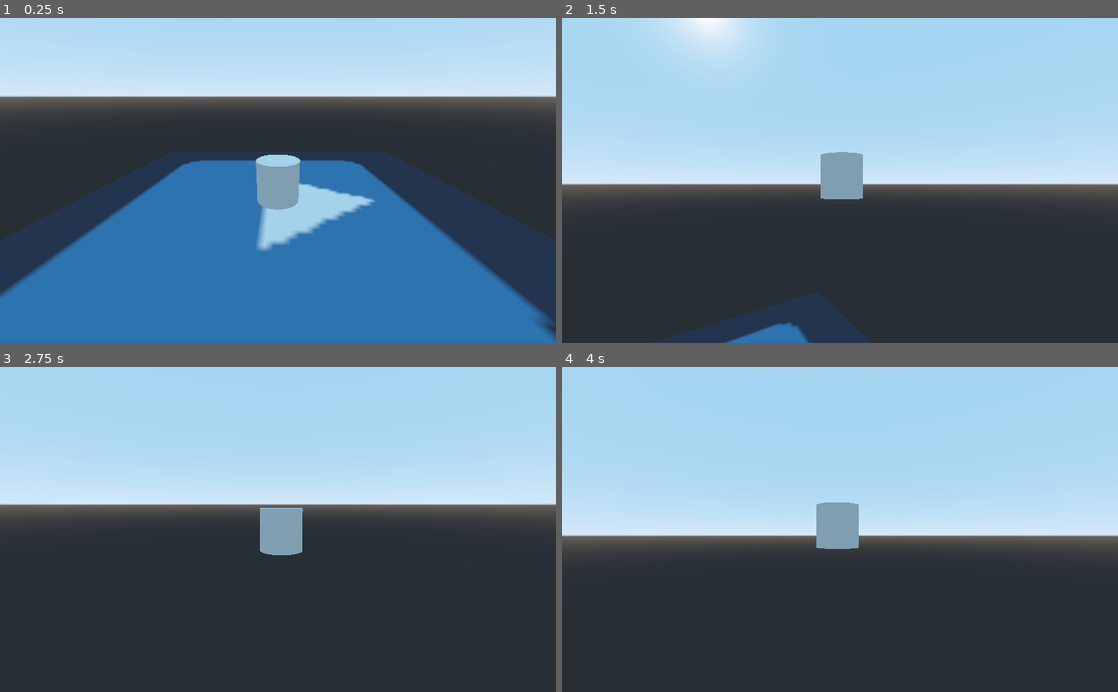
Above: before the commit, frames 1-4 (two rows, left to right).
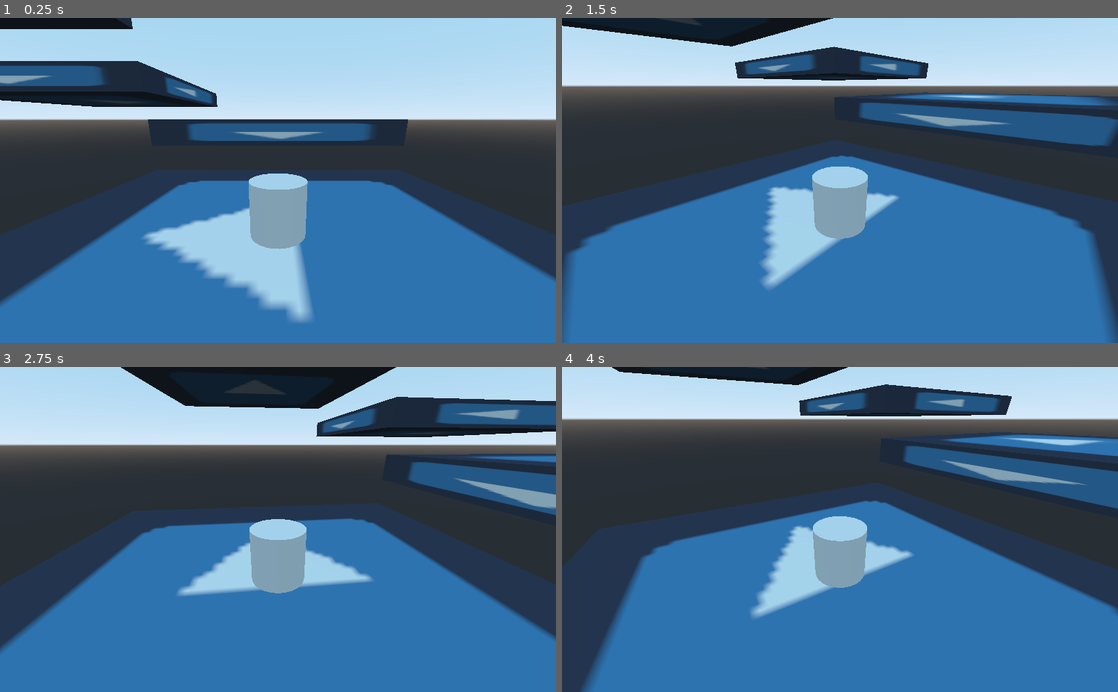
Above: after the commit, the same moments.

Repository: luis11011/movetest
Game: Godot game, scene res://Main.tscn
The game is run twice, just before and just after one commit, with the same random seed, the same clock (stepped at 60 frames per second) and the same inputs. The engine's default icon, where the game draws it, is replaced by a stand-in: a white triangle on a blue panel in a dark square.
Inputs:
- Up to frame 1 (0.25 s): no input
- Up to frame 2 (1.5 s): tap Enter (ui_accept) at 0.5, 0.6, 0.77, 1.07, 1.35 s; hold Right (ui_right) 0.53-1.28 s; hold Down (ui_down) from 1.28 s (still down)
- Up to frame 3 (2.75 s): tap Enter (ui_accept) at 1.52, 1.82, 2.1 s; release Down (ui_down) at 2.03 s; hold Right (ui_right) from 2.03 s (still down)
- Up to frame 4 (4 s): release Right (ui_right) at 2.78 s; hold Up (ui_up) 2.78-3.53 s; tap Enter (ui_accept) at 2.85, 3.02, 3.32, 3.6, 3.77 s; hold Left (ui_left) from 3.53 s (still down)

The runs differ from the first frame. In frame 1, 30% of the frame differs, in the area x 0-100%, y 0-100%; in frame 2, 87%; in frame 3, 81%; in frame 4, 92%.

Commit message:
Snap, Camera, Utils...

Diff:
--- a/Main.tscn
+++ b/Main.tscn
@@ -1,7 +1,8 @@
-[gd_scene load_steps=5 format=2]
+[gd_scene load_steps=6 format=2]
 
 [ext_resource path="res://Player.tscn" type="PackedScene" id=1]
 [ext_resource path="res://icon.png" type="Texture" id=2]
+[ext_resource path="res://PlayerCamera.tscn" type="PackedScene" id=3]
 
 [sub_resource type="BoxShape" id=1]
 
@@ -11,17 +12,60 @@
 [node name="Main" type="Spatial"]
 
 [node name="Player" parent="." instance=ExtResource( 1 )]
+jump_height = 6.2
+hop_height = 4.2
 camera_path = NodePath("../Camera")
 
-[node name="Camera" type="Camera" parent="."]
-transform = Transform( 0.974605, 0.0579575, -0.2163, 0, 0.965926, 0.258819, 0.223931, -0.252246, 0.941396, 0, 2.5, 5 )
-fov = 75.0
+[node name="Camera" parent="." instance=ExtResource( 3 )]
+transform = Transform( -1, 4.37114e-08, -7.57103e-08, 0, 0.866025, 0.5, 8.74228e-08, 0.5, -0.866025, 0, 4, -6.9282 )
+current = true
+distance = 8.0
+angle = 30.0
+
+[node name="StaticBody2" type="StaticBody" parent="."]
+transform = Transform( 10, 0, 0, 0, 1, 0, 0, 0, 10, 0, 3, 20 )
+__meta__ = {
+"_edit_group_": true
+}
+
+[node name="CollisionShape" type="CollisionShape" parent="StaticBody2"]
+shape = SubResource( 1 )
+
+[node name="CSGBox" type="CSGBox" parent="StaticBody2"]
+material = SubResource( 2 )
 
 [node name="StaticBody" type="StaticBody" parent="."]
-transform = Transform( 10, 0, 0, 0, 1, 0, 0, 0, 10, 0, -2.5, 0 )
+transform = Transform( 10, 0, 0, 0, 1, 0, 0, 0, 10, 0, -1, 0 )
+__meta__ = {
+"_edit_group_": true
+}
 
 [node name="CollisionShape" type="CollisionShape" parent="StaticBody"]
 shape = SubResource( 1 )
 
 [node name="CSGBox" type="CSGBox" parent="StaticBody"]
 material = SubResource( 2 )
+
+[node name="StaticBody3" type="StaticBody" parent="."]
+transform = Transform( 10, 0, 0, 0, 1, 0, 0, 0, 10, 20, 7, 20 )
+__meta__ = {
+"_edit_group_": true
+}
+
+[node name="CollisionShape" type="CollisionShape" parent="StaticBody3"]
+shape = SubResource( 1 )
+
+[node name="CSGBox" type="CSGBox" parent="StaticBody3"]
+material = SubResource( 2 )
+
+[node name="StaticBody4" type="StaticBody" parent="."]
+transform = Transform( 10, 0, 0, 0, 1, 0, 0, 0, 10, 20, 11, 0 )
+__meta__ = {
+"_edit_group_": true
+}
+
+[node name="CollisionShape" type="CollisionShape" parent="StaticBody4"]
+shape = SubResource( 1 )
+
+[node name="CSGBox" type="CSGBox" parent="StaticBody4"]
+material = SubResource( 2 )
--- a/Player.gd
+++ b/Player.gd
@@ -3,16 +3,18 @@
 export(float) var player_speed: float = 10.0
 
 export(float) var time_to_peak = 0.6 # seconds
-export(float) var jump_height = 4.0 # units
+export(float) var jump_height = 6.0 # units
+export(float) var hop_height = 4.0 # units
 
 export(NodePath) var camera_path: NodePath
-onready var camera: Camera = get_node(camera_path) if camera_path else null
+onready var camera: PlayerCamera = get_node(camera_path) if camera_path else null
 
 export var run_acceleration = 3.0
 export var run_friction = 8.0
 
-onready var gravity = 2.0*jump_height / pow(time_to_peak, 2.0)
+onready var gravity = 2.0*jump_height / pow(time_to_peak, 2.0) # hop_height?
 onready var jump_speed = gravity * time_to_peak
+onready var hop_speed = jump_speed * (hop_height / jump_height)
 
 var target_velocity: Vector3 = Vector3.ZERO
 var velocity: Vector3 = Vector3.ZERO
@@ -21,60 +23,74 @@
 func _process(delta):
 	target_velocity = Vector3.ZERO
 
-	if Input.is_action_pressed("ui_up"):
+	if Input.is_action_pressed("player_forward"):
 		target_velocity.z -= 1.0
 
-	if Input.is_action_pressed("ui_down"):
+	if Input.is_action_pressed("player_back"):
 		target_velocity.z += 1.0
 
-	if Input.is_action_pressed("ui_left"):
+	if Input.is_action_pressed("player_left"):
 		target_velocity.x -= 1.0
 
-	if Input.is_action_pressed("ui_right"):
+	if Input.is_action_pressed("player_right"):
 		target_velocity.x += 1.0
 
-	if Input.is_action_just_pressed("ui_accept"):
+	if Input.is_action_just_pressed("ui_accept") and is_on_floor():
 		velocity.y = jump_speed
+
+	if Input.is_action_just_released("ui_accept") and velocity.y > hop_speed:
+		velocity.y = hop_speed
+
 
 	if target_velocity.length_squared() > 0.0:
 		target_velocity = target_velocity.normalized() * 10.0
 
+	print(self.translation.y)
+
+	camera_control(delta)
 
 func camera_control(delta):
 
 	if !camera:
 		return
 
-	camera.look_at(self.translation, Vector3.UP)
-	camera.translation.y += (self.translation.y + 2.5 - camera.translation.y) * 3.5 * delta
-	look_vector = (self.translation - camera.translation).normalized()
-	camera.look_at_from_position(camera.translation, camera.translation + look_vector, Vector3.UP)
-	camera.translation = self.translation - look_vector * 10.0
+	if Input.is_action_pressed("camera_left"):
+		var rt = camera.translation - self.translation
+		rt = rt.rotated(Vector3.UP, -delta)
+		camera.translation = self.translation + rt
 
-func xyz_zx(v: Vector3) -> Vector2:
-	return Vector2(v.z, v.x)
+	if Input.is_action_pressed("camera_right"):
+		var rt = camera.translation - self.translation
+		rt = rt.rotated(Vector3.UP, delta)
+		camera.translation = self.translation + rt
 
-func zx_xyz(v: Vector2, y: float) -> Vector3:
-	return Vector3(v.y, y, v.x)
+	camera.look_at(self.translation + Vector3.UP*2.0, Vector3.UP)
+
+	var camera_zx := Utils.zx(self.translation - camera.translation).normalized() * camera.vector.z
+
+	camera.translation.y = lerp(camera.translation.y, self.translation.y + camera.vector.y, camera.y_factor * delta)
+	camera.translation = Utils.assign_zx(camera.translation, Utils.zx(self.translation) + camera_zx)
+
+	if Input.is_action_pressed("camera_up"):
+		var rt = camera.translation - self.translation
+		rt = rt.rotated(Vector3.RIGHT.rotated(Vector3.UP, deg2rad(camera.rotation_degrees.y)), -delta) # delta?
+		camera.translation = self.translation + rt
+
+	if Input.is_action_pressed("camera_down"):
+		var rt = camera.translation - self.translation
+		rt = rt.rotated(Vector3.RIGHT.rotated(Vector3.UP, deg2rad(camera.rotation_degrees.y)), delta) # delta?
+		camera.translation = self.translation + rt
 
 
 func movement_control(delta):
 
 	var f = run_acceleration if velocity.length_squared() > 0.0 else run_friction
+	velocity.y -= gravity * delta
+	if camera != null:
+		target_velocity = target_velocity.rotated(Vector3.UP, deg2rad(camera.rotation_degrees.y))
+	velocity = Utils.assign_zx(velocity, lerp(Utils.zx(velocity), Utils.zx(target_velocity), f*delta))
+	velocity = self.move_and_slide_with_snap(velocity, Vector3.ZERO, Vector3.UP)
 
-	velocity.y -= gravity * delta
-
-	var tv = xyz_zx(target_velocity)
-	tv = tv.rotated(deg2rad(camera.rotation_degrees.y))
-	var running_velocity = xyz_zx(velocity)
-
-	running_velocity = lerp(running_velocity, tv, f*delta)
-
-	velocity = zx_xyz(running_velocity, velocity.y)
-
-	velocity = self.move_and_slide(velocity, Vector3.UP)
 
 func _physics_process(delta):
-
-	camera_control(delta)
 	movement_control(delta)
--- a/Player.tscn
+++ b/Player.tscn
@@ -3,15 +3,16 @@
 [ext_resource path="res://Player.gd" type="Script" id=1]
 
 [sub_resource type="CapsuleShape" id=1]
-height = 0.25
+height = 0.01
 
 [node name="Player" type="KinematicBody"]
 script = ExtResource( 1 )
 
 [node name="CollisionShape" type="CollisionShape" parent="."]
-transform = Transform( 1, 0, 0, 0, -4.37114e-08, 1, 0, -1, -4.37114e-08, 0, 0, 0 )
+transform = Transform( 1, 0, 0, 0, -4.37114e-08, 1, 0, -1, -4.37114e-08, 0, 1, 0 )
 shape = SubResource( 1 )
 
 [node name="CSGCylinder" type="CSGCylinder" parent="."]
+transform = Transform( 1, 0, 0, 0, 1, 0, 0, 0, 1, 0, 1, 0 )
 height = 2.0
 sides = 27
--- /dev/null
+++ b/PlayerCamera.gd
@@ -0,0 +1,29 @@
+tool
+
+class_name PlayerCamera
+extends Camera
+
+export(float) var y_factor: float = 3.5
+export(float) var distance = 3.0 setget set_distance
+export(float) var angle = -15.0 setget set_angle
+
+onready var vector: Vector3 = Vector3.FORWARD
+
+func set_distance(d):
+	distance = d
+	update_vector()
+
+
+func set_angle(a):
+	angle = a
+	update_vector()
+
+
+func update_vector():
+	vector = (Vector3.FORWARD * distance).rotated(Vector3.RIGHT, deg2rad(angle))
+	translation = vector
+	look_at(Vector3.ZERO, Vector3.UP)
+	return vector
+
+func _ready():
+	update_vector()
--- /dev/null
+++ b/PlayerCamera.tscn
@@ -0,0 +1,10 @@
+[gd_scene load_steps=2 format=2]
+
+[ext_resource path="res://PlayerCamera.gd" type="Script" id=1]
+
+[node name="PlayerCamera" type="Camera"]
+transform = Transform( 0.974605, 0.0579575, -0.2163, 0, 0.965926, 0.258819, 0.223931, -0.252246, 0.941396, 0, 0.435779, -4.98097 )
+fov = 75.0
+script = ExtResource( 1 )
+distance = 5.0
+angle = 5.0
--- /dev/null
+++ b/Utils.gd
@@ -0,0 +1,19 @@
+extends Node
+
+func zx(v: Vector3) -> Vector2:
+	return Vector2(v.z, v.x)
+
+func zy(v: Vector3) -> Vector2:
+	return Vector2(v.z, v.y)
+
+func zx2xyz(v: Vector2, y: float = 0.0) -> Vector3:
+	return Vector3(v.y, y, v.x)
+
+func zy2xyz(v: Vector2, x: float = 0.0) -> Vector3:
+	return Vector3(v.y, v.x, x)
+
+func assign_zx(v: Vector3, zx: Vector2) -> Vector3:
+	return zx2xyz(zx, v.y)
+
+func assign_zy(v: Vector3, zy: Vector2) -> Vector3:
+	return zy2xyz(zy, v.x)
--- a/project.godot
+++ b/project.godot
@@ -8,11 +8,25 @@
 
 config_version=4
 
+_global_script_classes=[ {
+"base": "Camera",
+"class": "PlayerCamera",
+"language": "GDScript",
+"path": "res://PlayerCamera.gd"
+} ]
+_global_script_class_icons={
+"PlayerCamera": ""
+}
+
 [application]
 
 config/name="movetest"
 run/main_scene="res://Main.tscn"
 config/icon="res://icon.png"
+
+[autoload]
+
+Utils="*res://Utils.gd"
 
 [input]
 
@@ -44,6 +58,46 @@
 , Object(InputEventKey,"resource_local_to_scene":false,"resource_name":"","device":0,"alt":false,"shift":false,"control":false,"meta":false,"command":false,"pressed":false,"scancode":83,"physical_scancode":0,"unicode":0,"echo":false,"script":null)
  ]
 }
+player_forward={
+"deadzone": 0.5,
+"events": [ Object(InputEventKey,"resource_local_to_scene":false,"resource_name":"","device":0,"alt":false,"shift":false,"control":false,"meta":false,"command":false,"pressed":false,"scancode":87,"physical_scancode":0,"unicode":0,"echo":false,"script":null)
+ ]
+}
+player_back={
+"deadzone": 0.5,
+"events": [ Object(InputEventKey,"resource_local_to_scene":false,"resource_name":"","device":0,"alt":false,"shift":false,"control":false,"meta":false,"command":false,"pressed":false,"scancode":83,"physical_scancode":0,"unicode":0,"echo":false,"script":null)
+ ]
+}
+player_left={
+"deadzone": 0.5,
+"events": [ Object(InputEventKey,"resource_local_to_scene":false,"resource_name":"","device":0,"alt":false,"shift":false,"control":false,"meta":false,"command":false,"pressed":false,"scancode":65,"physical_scancode":0,"unicode":0,"echo":false,"script":null)
+ ]
+}
+player_right={
+"deadzone": 0.5,
+"events": [ Object(InputEventKey,"resource_local_to_scene":false,"resource_name":"","device":0,"alt":false,"shift":false,"control":false,"meta":false,"command":false,"pressed":false,"scancode":68,"physical_scancode":0,"unicode":0,"echo":false,"script":null)
+ ]
+}
+camera_left={
+"deadzone": 0.5,
+"events": [ Object(InputEventKey,"resource_local_to_scene":false,"resource_name":"","device":0,"alt":false,"shift":false,"control":false,"meta":false,"command":false,"pressed":false,"scancode":16777231,"physical_scancode":0,"unicode":0,"echo":false,"script":null)
+ ]
+}
+camera_right={
+"deadzone": 0.5,
+"events": [ Object(InputEventKey,"resource_local_to_scene":false,"resource_name":"","device":0,"alt":false,"shift":false,"control":false,"meta":false,"command":false,"pressed":false,"scancode":16777233,"physical_scancode":0,"unicode":0,"echo":false,"script":null)
+ ]
+}
+camera_up={
+"deadzone": 0.5,
+"events": [ Object(InputEventKey,"resource_local_to_scene":false,"resource_name":"","device":0,"alt":false,"shift":false,"control":false,"meta":false,"command":false,"pressed":false,"scancode":16777232,"physical_scancode":0,"unicode":0,"echo":false,"script":null)
+ ]
+}
+camera_down={
+"deadzone": 0.5,
+"events": [ Object(InputEventKey,"resource_local_to_scene":false,"resource_name":"","device":0,"alt":false,"shift":false,"control":false,"meta":false,"command":false,"pressed":false,"scancode":16777234,"physical_scancode":0,"unicode":0,"echo":false,"script":null)
+ ]
+}
 
 [physics]
 
